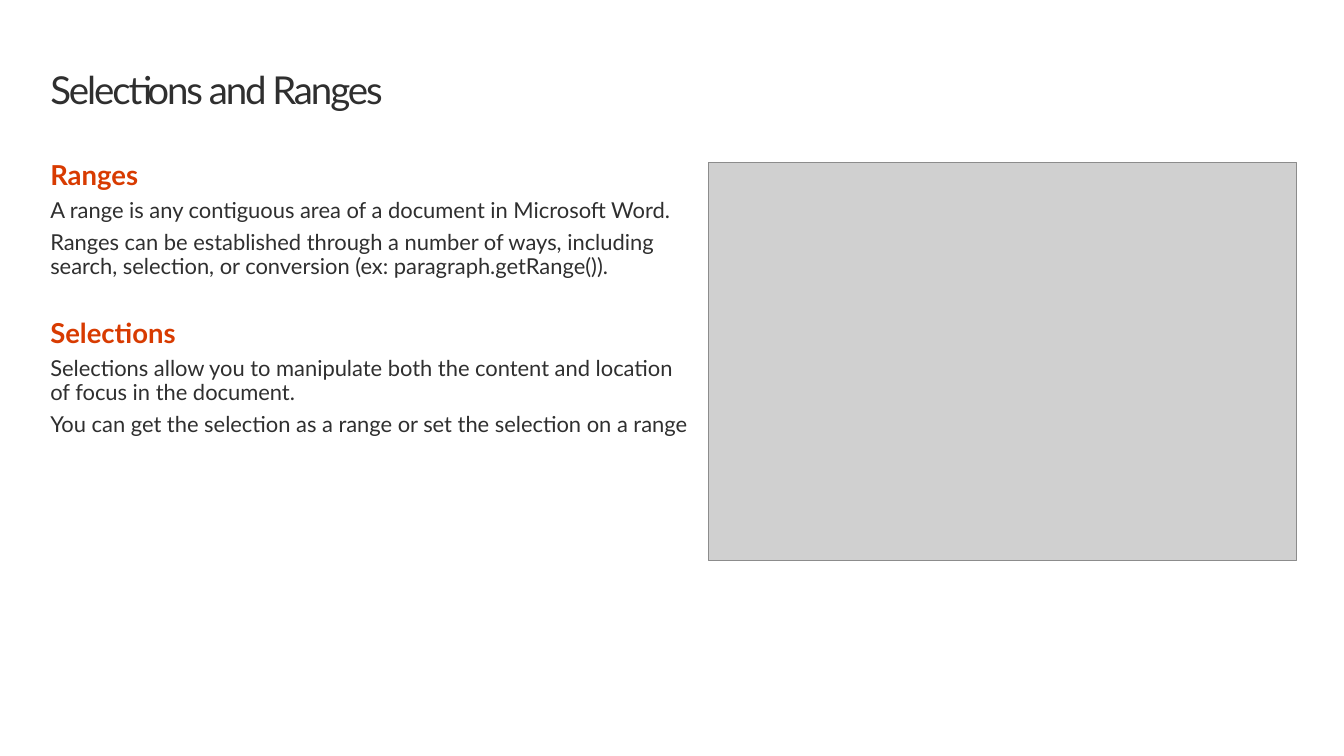
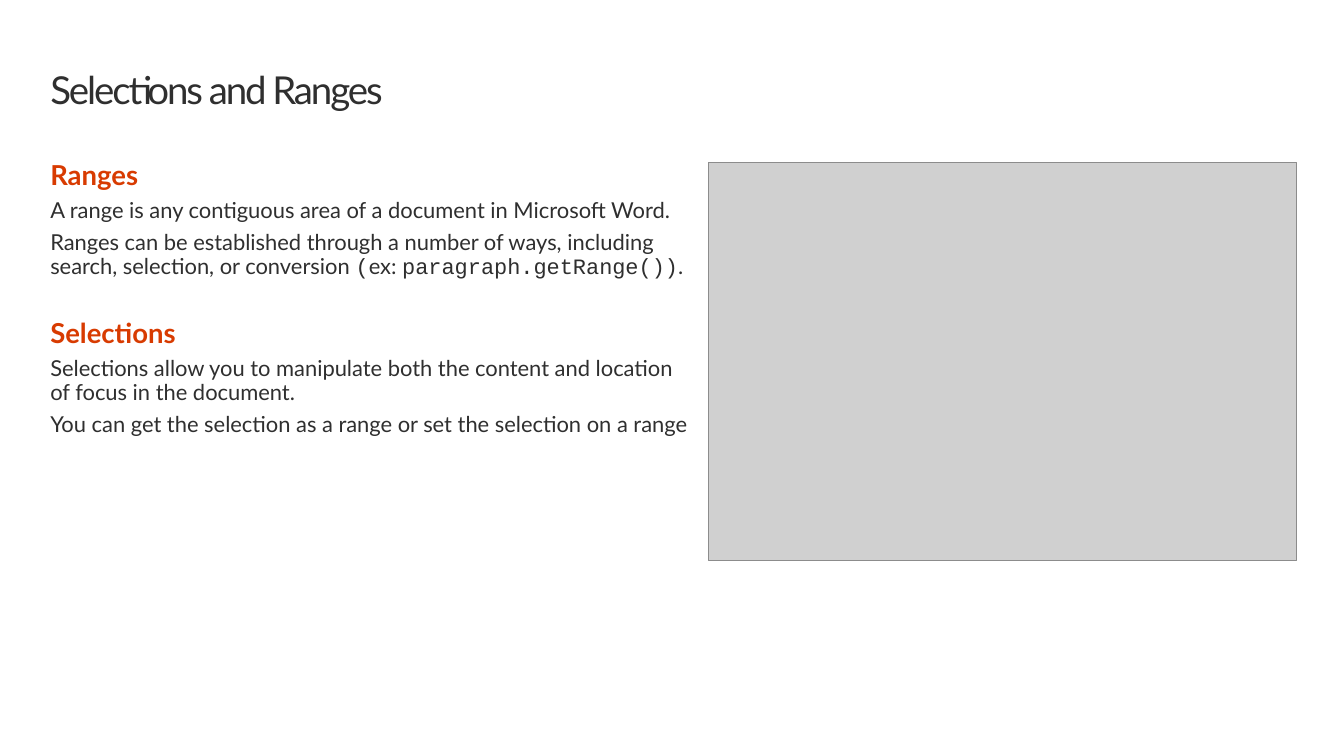
Before and after one commit to OfficeDev/TrainingContent, a slide deck: slide 10 of OfficeAddin/01 Building Add-ins for Microsoft Word/01 Text and Formatting in Word Add-ins.pptx. Drawn at 1344x756 pixels with LibreOffice and Linux fonts; fonts in the diff are those of the drawing; grey boxes stand for pictures; background and template pictures are left out. Boxes give left, top, right and bottom in pixels: in the first picture for what was removed or moved away, otherwise in the second. Text is boxed around its words. In the diff, an @@ line names an element or a change of style, - is before the commit and + after.

```diff
--- a/OfficeAddin/01 Building Add-ins for Microsoft Word/01 Text and Formatting in Word Add-ins.pptx
+++ b/OfficeAddin/01 Building Add-ins for Microsoft Word/01 Text and Formatting in Word Add-ins.pptx
@@ text at bbox=[50, 234, 683, 279]: font Lato to Courier New in "(ex: paragraph.getRange())." @@
```
Also in this commit, not shown: 2 other slides changed, 41 other files.
